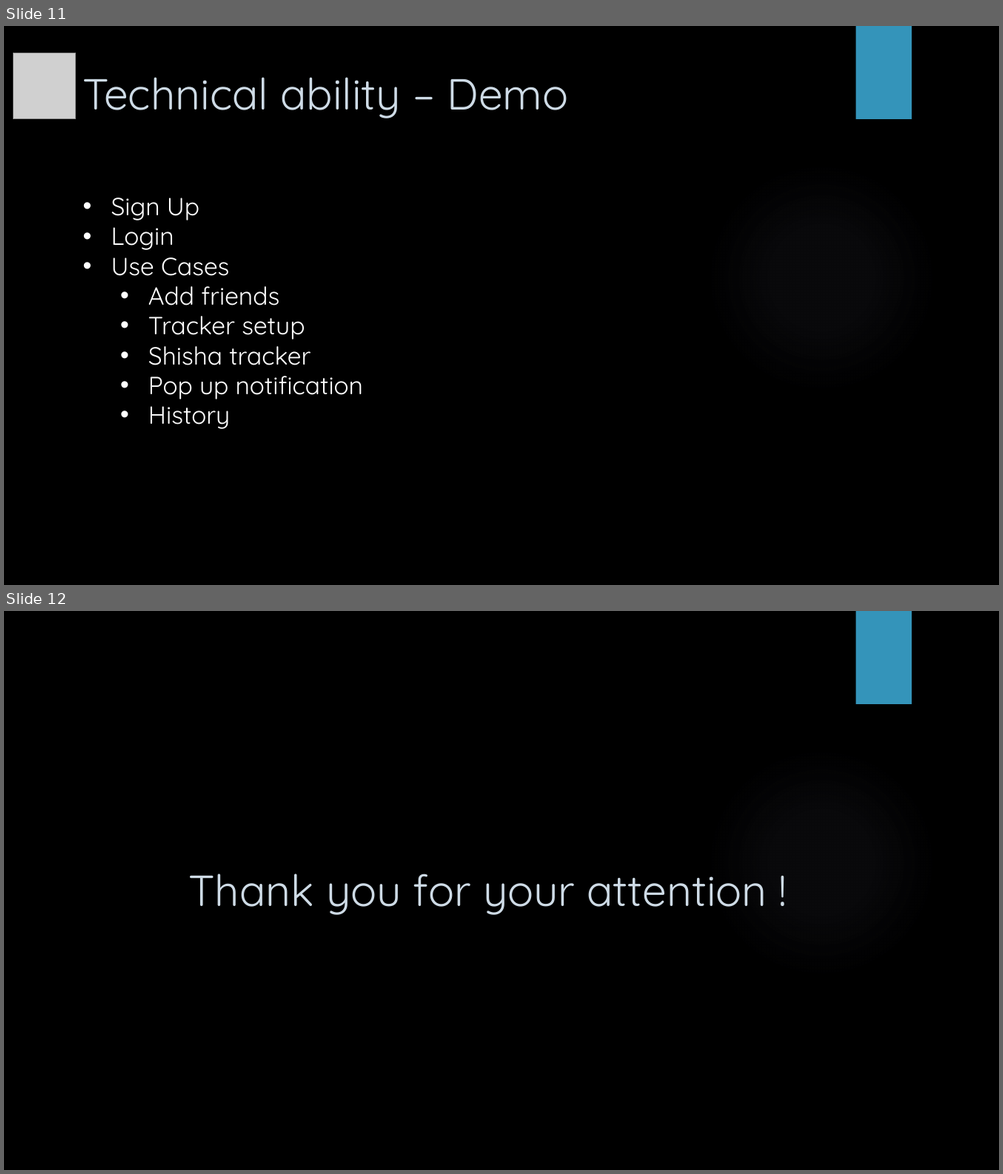
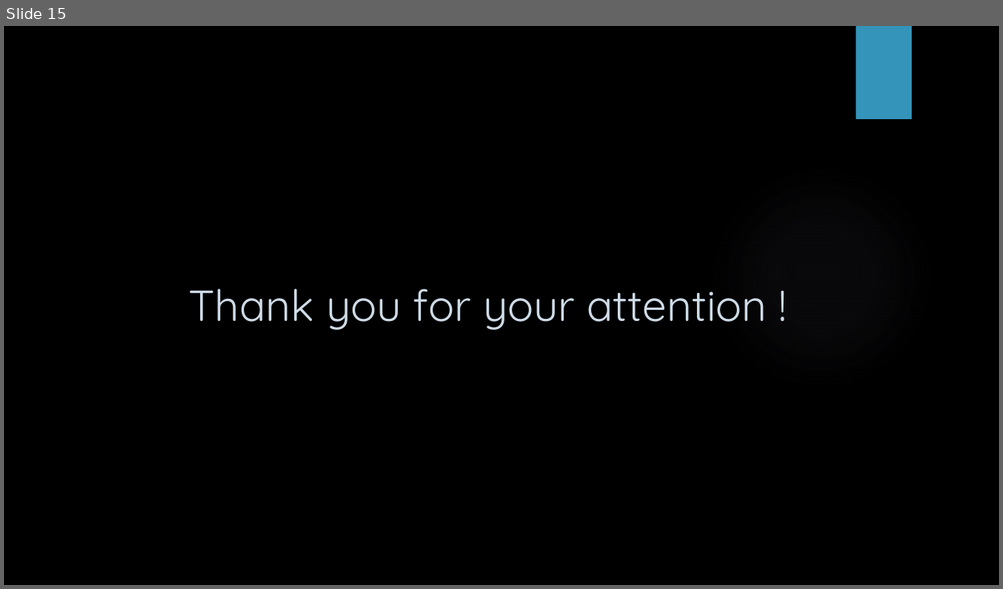
Before and after one commit to DawidMa/sheeshApp, a slide deck: SheeshApp.pptx. Shown one above the other, each under a label of ours: slides 11 and 12 before the commit, slide 15 after it. The pictures are 1003x1174 and 1003x589 pixels, drawn with LibreOffice and Linux fonts; fonts in the diff are those of the drawing; grey boxes stand for pictures; background and template pictures are left out. Boxes give left, top, right and bottom in pixels: in the first picture for what was removed or moved away, otherwise in the second. Text is boxed around its words. In the diff, an @@ line names an element or a change of style, - is before the commit and + after.

```diff
--- a/SheeshApp.pptx
+++ b/SheeshApp.pptx
@@ slide 11 removed at (4, 26, 999, 585), background picture (left out); not listed: 2 template elements that a slide beside it also shows @@
@@ picture removed at (13, 53, 76, 119) @@
@@ title removed at (83, 77, 568, 118) @@
-Technical ability – Demo
@@ text removed at (111, 198, 364, 429) @@
-• Sign Up
-• Login
-• Use Cases
-  • Add friends
-  • Tracker setup
-  • Shisha tracker
-  • Pop up notification
-  • History
@@ what was slide 12 is now slide 15 @@
```
Also in this commit, not shown: 10 slides changed, 4 slides added.
